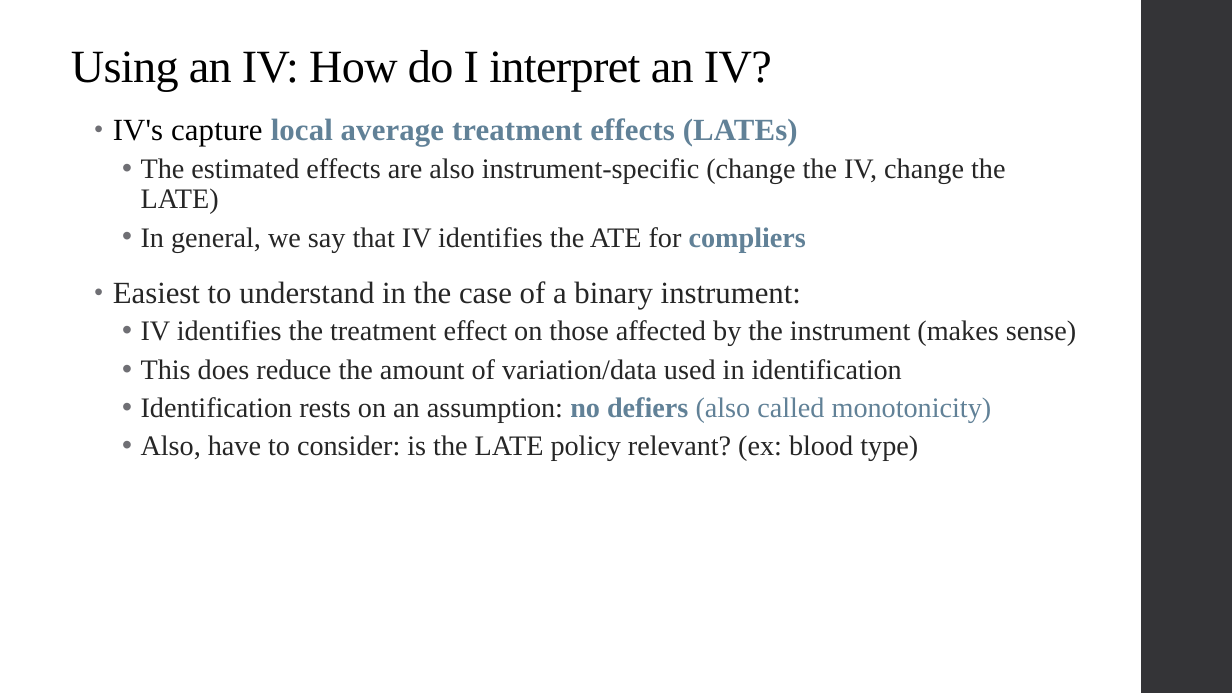
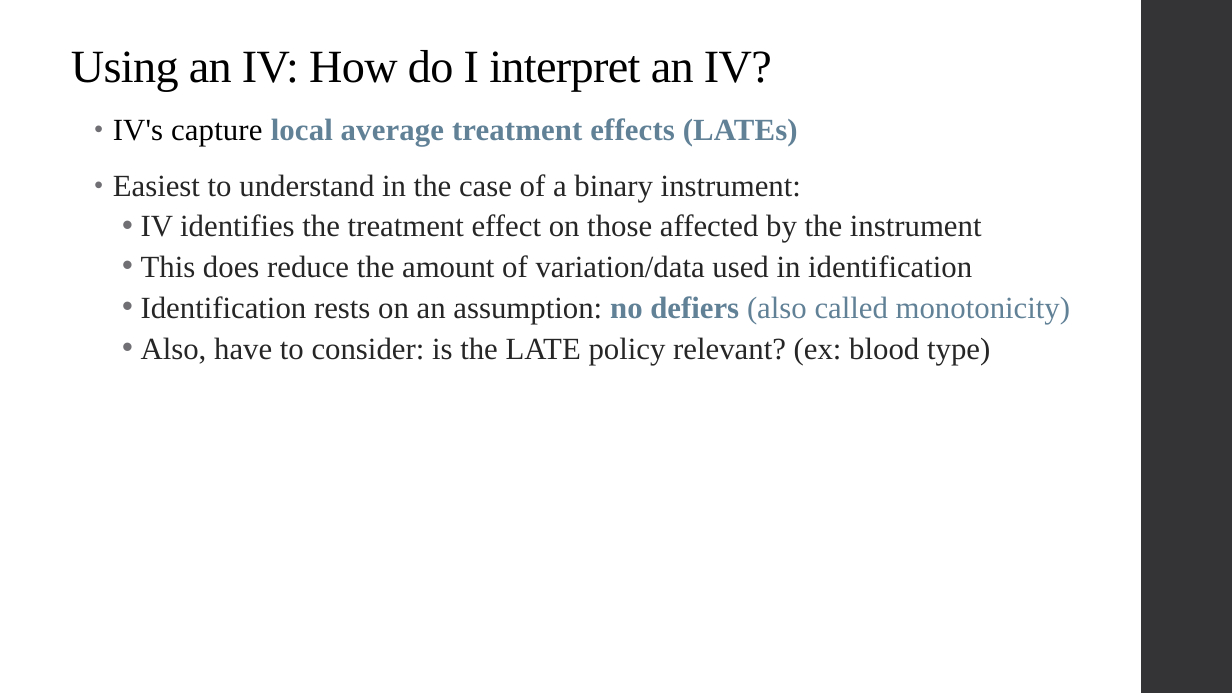
Before and after one commit to qiufei/fork-HAD5744, a slide deck: slide 52 of Lecture06_IV/Lecture6_IVEstimation_2022F.pptx (slide 44 before the commit). Drawn at 1232x693 pixels with LibreOffice and Linux fonts; fonts in the diff are those of the drawing. Boxes give left, top, right and bottom in pixels: in the first picture for what was removed or moved away, otherwise in the second. Text is boxed around its words. In the diff, an @@ line names an element or a change of style, - is before the commit and + after.

```diff
--- a/Lecture06_IV/Lecture6_IVEstimation_2022F.pptx
+++ b/Lecture06_IV/Lecture6_IVEstimation_2022F.pptx
@@ text at [141, 158, 1005, 252]: paragraphs removed @@
-  • The estimated effects are also instrument-specific (change the IV, change the LATE)
-  • In general, we say that IV identifies the ATE for compliers
@@ text at [141, 214, 982, 242]: text changed; size 22 to 24 pt @@
-  • IV identifies the treatment effect on those affected by the instrument (makes sense)
+  • IV identifies the treatment effect on those affected by the instrument
@@ text at [141, 255, 1070, 365]: size 22 to 24 pt in "This does reduce the amount of variation/data ...", "Identification rests on an assumption: no defiers ...", "Also, have to consider: is the LATE ..." @@
```
Also in this commit, not shown: 17 other slides changed, 11 slides added, 3 slides removed, 10 other files.
